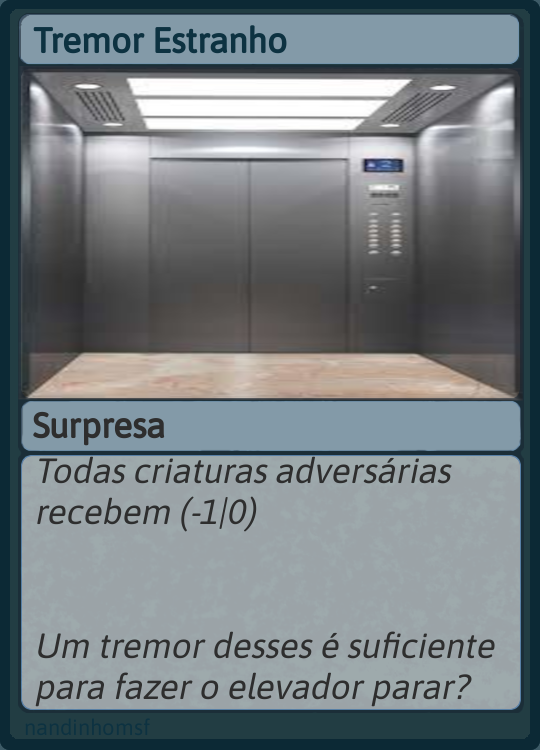
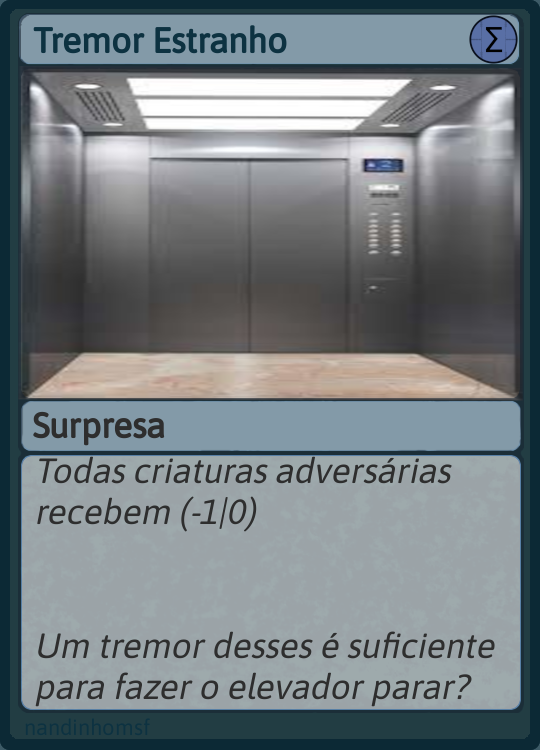
Layered file, before and after one edit (540px x 750px). Changes by layer:
added layer "cópia de background" above "Type Text" over (x1=469, y1=15, x2=518, y2=64)
